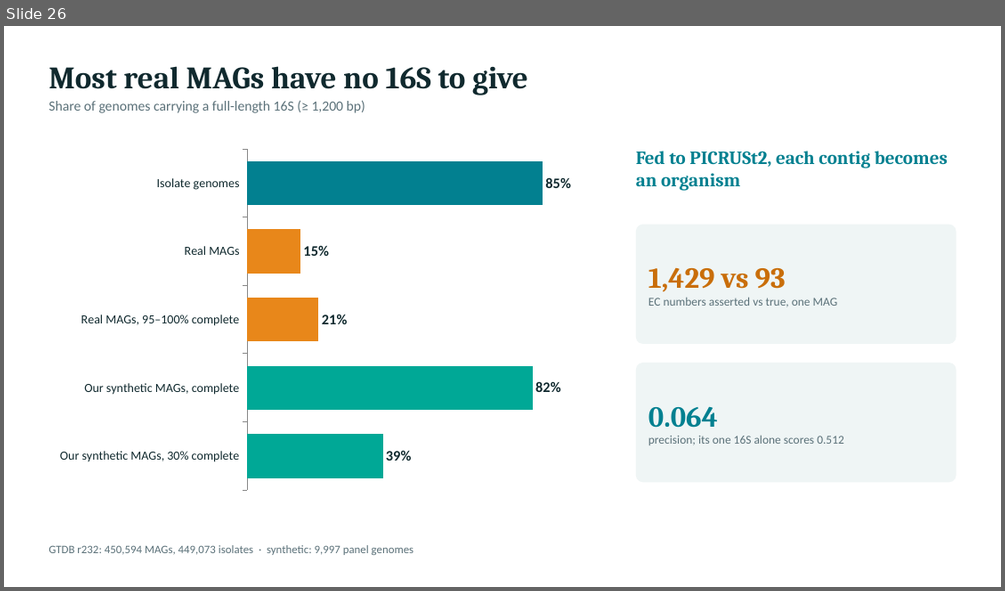
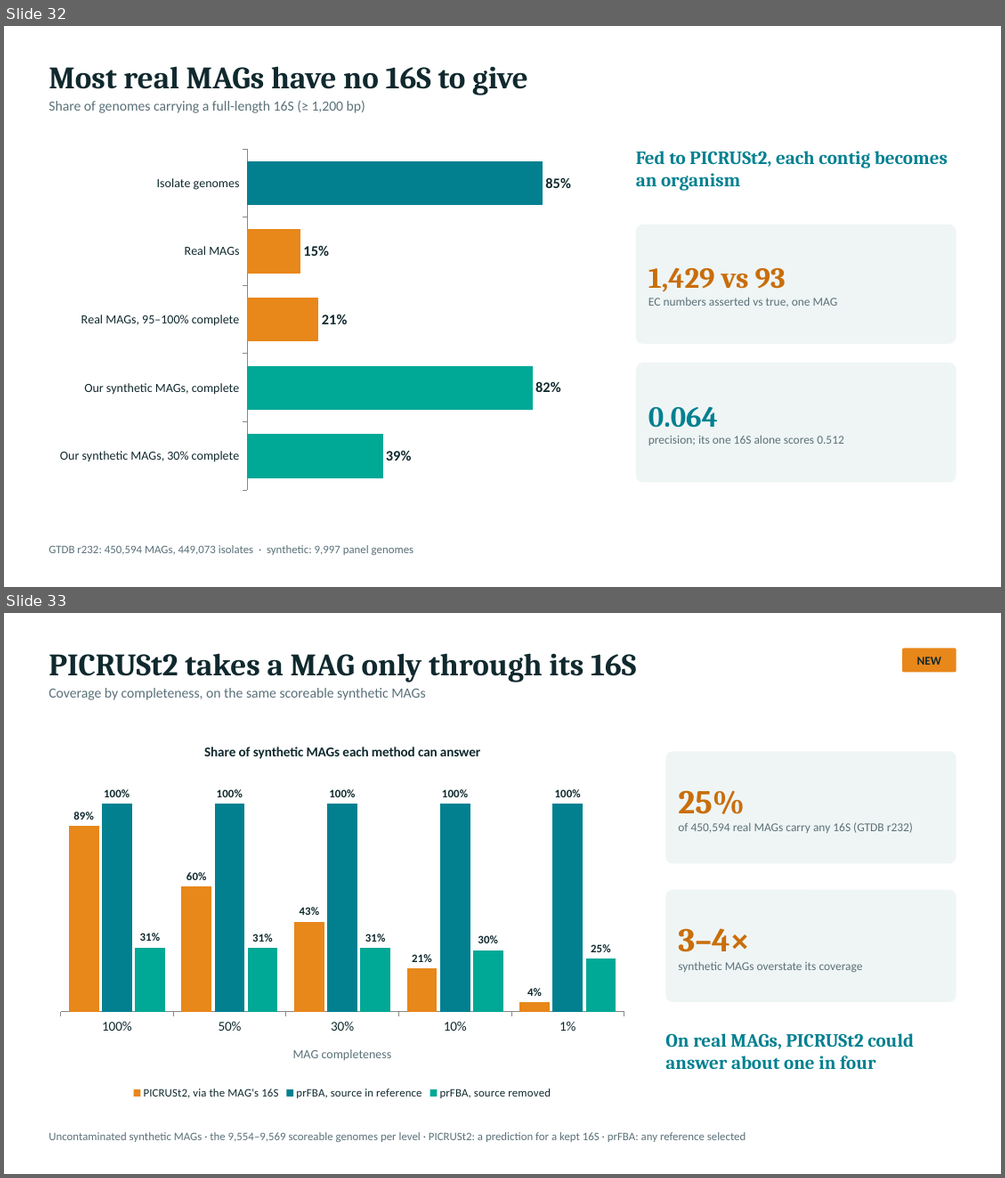
Before and after one commit to freiburgermsu/prFBA, a slide deck: presentations/prFBA_updates_2026-10.pptx. Shown one above the other, each under a label of ours: slide 26 before the commit, slides 32 and 33 after it. The pictures are 1005x591 and 1005x1178 pixels, drawn with LibreOffice and Linux fonts; fonts in the diff are those of the drawing. Boxes give left, top, right and bottom in pixels: in the first picture for what was removed or moved away, otherwise in the second. Text is boxed around its words. In the diff, an @@ line names an element or a change of style, - is before the commit and + after.

```diff
--- a/presentations/prFBA_updates_2026-10.pptx
+++ b/presentations/prFBA_updates_2026-10.pptx
@@ slide 33 added at (4,613,1001,1174), background #FFFFFF @@
@@ text added at (48,653,636,700), 13.5 pt, text #5B7179 @@
+PICRUSt2 takes a MAG only through its 16S
+Coverage by completeness, on the same scoreable synthetic MAGs
@@ rounded rectangle added at (902,648,956,672), fill #E8871A, 11.5 pt, text #10292E, bold @@
+NEW
@@ column chart added at (48,729,636,1103) @@
+title "Share of synthetic MAGs each method can answer"
+categories: 100%, 50%, 30%, 10%, 1%
+PICRUSt2, via the MAG's 16S: 0.89, 0.6, 0.43, 0.21, 0.04
+prFBA, source in reference: 1, 1, 1, 1, 1
+prFBA, source removed: 0.31, 0.31, 0.31, 0.3, 0.25
@@ rounded rectangle added at (666,751,956,863), fill #EFF5F5, 11.5 pt, text #5B7179 @@
+25%
+of 450,594 real MAGs carry any 16S (GTDB r232)
@@ rounded rectangle added at (666,890,956,1002), fill #EFF5F5, 11.5 pt, text #5B7179 @@
+3–4×
+synthetic MAGs overstate its coverage
@@ text added at (665,1033,914,1069), 18 pt, text #028090, bold @@
+On real MAGs, PICRUSt2 could answer about one in four
@@ text added at (48,1132,746,1142), 11 pt, text #5B7179 @@
+Uncontaminated synthetic MAGs · the 9,554–9,569 scoreable genomes per level · PICRUSt2: a prediction for a kept 16S · prFBA: any reference selected
@@ what was slide 26 is now slide 32 @@
```
Also in this commit, not shown: 12 slides changed, 6 other slides added, 7 other files.
